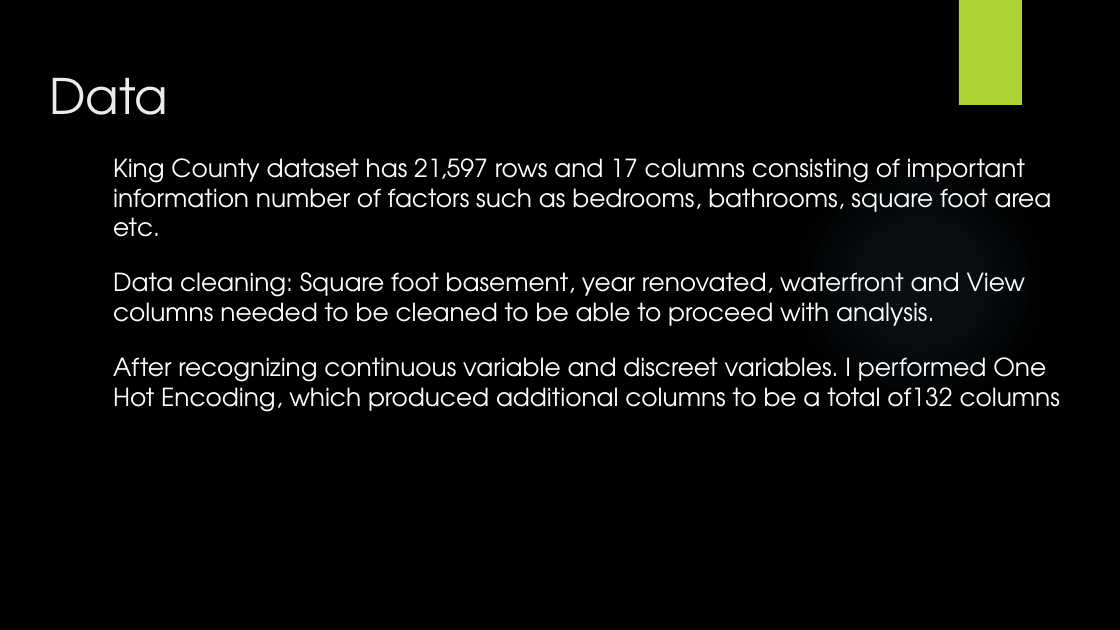
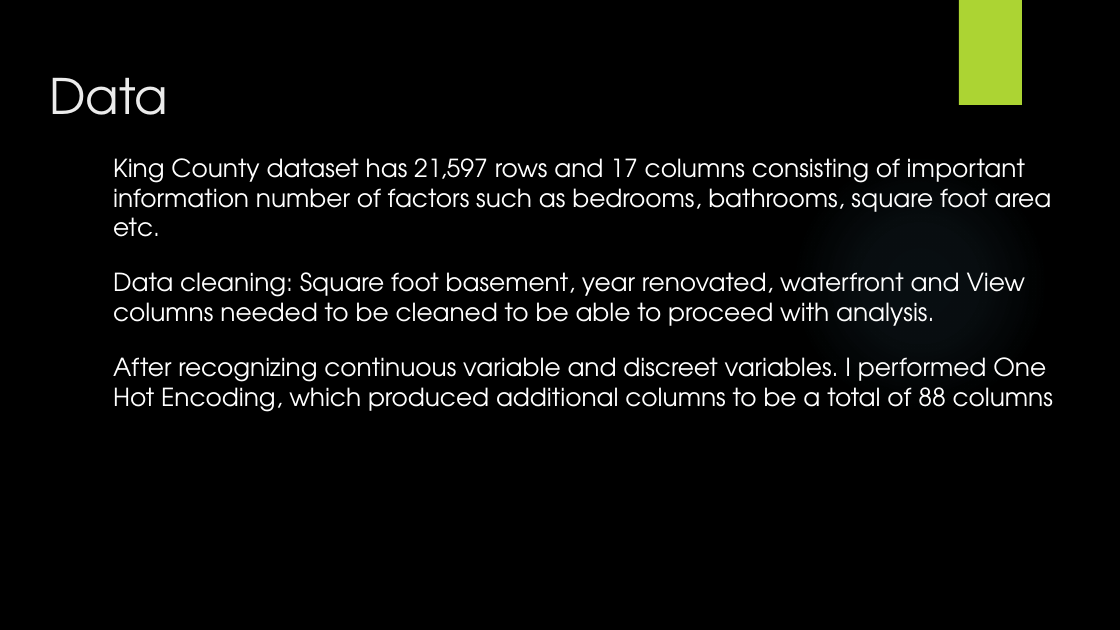
Before and after one commit to databyjp/dsc-phase-2-project, a slide deck: slide 3 of Submit/KC housing.pptx. Drawn at 1120x630 pixels with LibreOffice and Linux fonts; fonts in the diff are those of the drawing; background and template pictures are left out. Boxes give left, top, right and bottom in pixels: in the first picture for what was removed or moved away, otherwise in the second. Text is boxed around its words. In the diff, an @@ line names an element or a change of style, - is before the commit and + after.

```diff
--- a/Submit/KC housing.pptx
+++ b/Submit/KC housing.pptx
@@ text at box(113, 357, 1053, 412): text changed @@
-  After recognizing continuous variable and discreet variables. I performed One Hot Encoding, which produced additional columns to be a total of132 columns
+  After recognizing continuous variable and discreet variables. I performed One Hot Encoding, which produced additional columns to be a total of 88 columns
```
Also in this commit, not shown: 5 other slides changed, 1 slide added, 2 slides removed, 8 other files.
